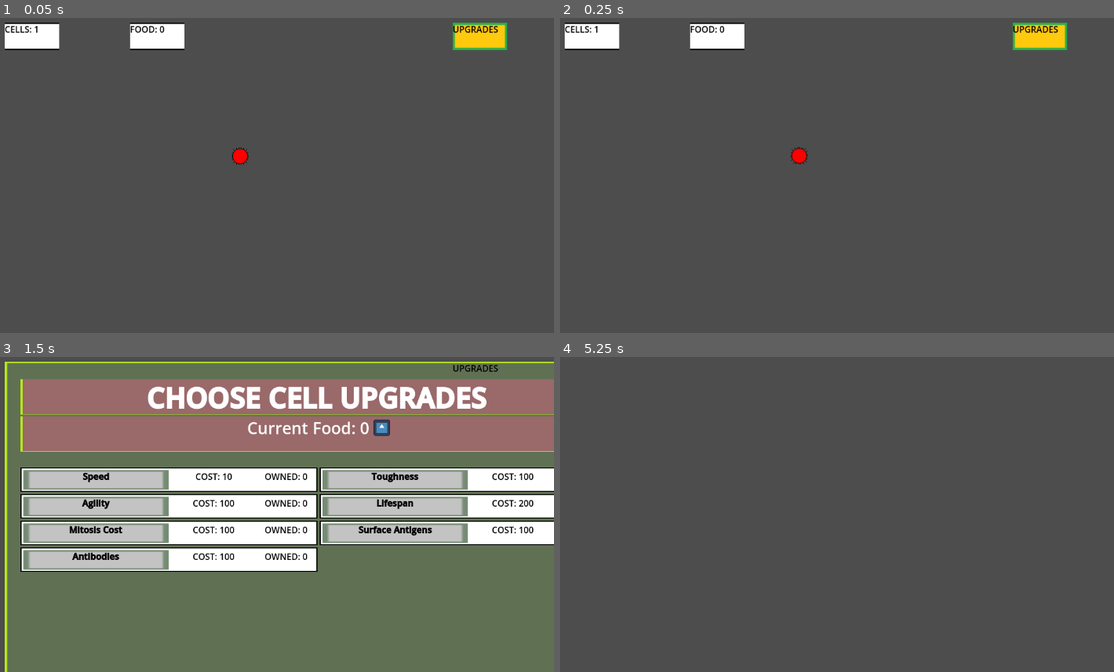
Above: before the commit, frames 1-4 (two rows, left to right).
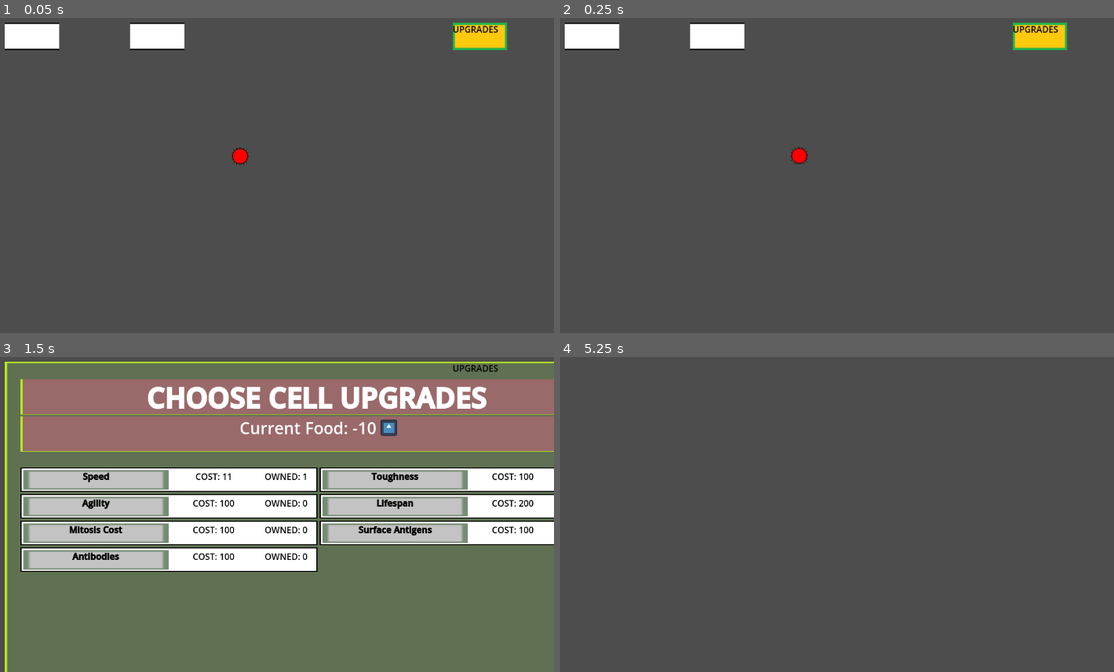
Above: after the commit, the same moments.

Repository: James-Perdue/GMTKJam24
Game: Godot game, scene res://scenes/test.tscn
The game is run twice, just before and just after one commit, with the same random seed, the same clock (stepped at 60 frames per second) and the same inputs. This scene is started directly instead of the project's main scene. The engine's default icon, where the game draws it, is replaced by a stand-in: a white triangle on a blue panel in a dark square.
Inputs (mouse positions are in pixels of both pictures, inside the frame that each line leads up to):
- Up to frame 1 (0.05 s): no input
- Up to frame 2 (0.25 s): no input
- Up to frame 3 (1.5 s): click (481, 375) at 0.5 s; click (94, 479) at 1.25 s, where only the run after the commit has a clickable "[center][center][color=black]…"
- Up to frame 4 (5.25 s): tap Enter at 2, 3.5, 5 s; hold D (move_right) 2.03-2.78 s; tap Space (action) at 2.1, 2.75, 2.85, 3.6, 4.25, 4.35, 5.1 s; hold S (move_down) 2.78-3.53 s; hold D (move_right) 3.53-4.28 s; hold W (move_up) 4.28-5.03 s; hold A (move_left) from 5.03 s (still down)

The runs differ from the first frame. In frame 1, 0.1% of the frame differs, in the area x 0-30%, y 2-5%; in frame 2, 0.1%; in frame 3, 0.7%, in the area x 41-72%, y 19-40%; in frame 4, nothing differs.

Commit message:
Merge issues

Diff:
--- a/colony.gd
+++ b/colony.gd
@@ -17,12 +17,12 @@
 func _ready() -> void:
 	print('colony spawned')
 	self.set_meta("type", "colony")
-	$Camera2D/hud_cont/hud.set_food(food)
+	#$Camera2D/hud_cont/hud.set_food(food)
 	for i in range(1):
 		spawnCell()
 	#print(get_tree().current_scene)
-	$Camera2D/hud_cont/hud.update_count(len(cells))
-	$Camera2D/hud_cont/hud.upgraded.connect(self._apply_upgrades)
+	#$Camera2D/hud_cont/hud.update_count(len(cells))
+	#$Camera2D/hud_cont/hud.upgraded.connect(self._apply_upgrades)
 
 # Called every frame. 'delta' is the elapsed time since the previous frame.
 func _process(delta: float) -> void:
@@ -47,8 +47,8 @@
 	cells.append(cellInstance)
 
 	updateColony()
-	$Camera2D/hud_cont/hud.update_count(len(cells))
-	$Camera2D/hud_cont/hud.set_food(food)
+	#$Camera2D/hud_cont/hud.update_count(len(cells))
+	#$Camera2D/hud_cont/hud.set_food(food)
 
 func updateColony():
 	colonyRadius = len(cells) * perCellRadius
@@ -69,7 +69,7 @@
 		if type == "food":
 			area.queue_free()
 			food += 1
-			$Camera2D/hud_cont/hud.set_food(food)
+			#$Camera2D/hud_cont/hud.set_food(food)
 		if type == "colony":
 			pass
 
--- a/scenes/RootLevel.tscn
+++ b/scenes/RootLevel.tscn
@@ -15,14 +15,6 @@
 [node name="PlayerController" parent="." instance=ExtResource("1_lfa0c")]
 position = Vector2(617, 256)
 
-[node name="Label" type="Label" parent="."]
-offset_left = 59.0
-offset_top = 36.0
-offset_right = 99.0
-offset_bottom = 59.0
-scale = Vector2(3.5606, 3.25453)
-script = ExtResource("2_j4yvl")
-
 [node name="FoodTimer" type="Timer" parent="."]
 wait_time = 0.75
 autostart = true
Not shown: 1 places in PlayerController.tscn that only renumber resources
Not shown: 1 places in scenes/RootLevel.tscn that only renumber resources
